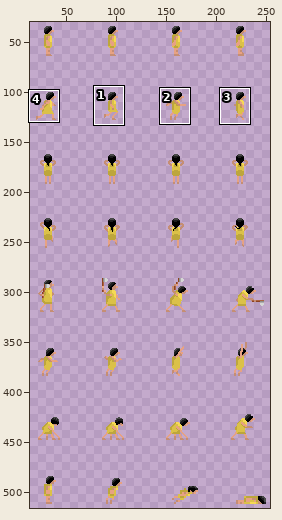
Two states of a sprite sheet, data/guy.png. Above, an overview of the earlier version with the close-up marked.
Close-up. Old version:
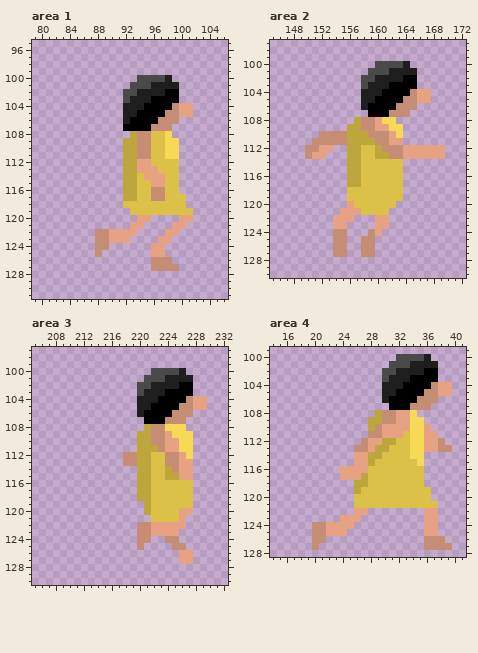
The file is 256x576 pixels. Shown: area 1: x 79..106, y 95..131; area 2: x 145..172, y 97..130; area 3: x 205..232, y 97..130; area 4: x 14..41, y 99..128. The wide view leaves out empty margins. The commit also changed other parts of the picture, which this record leaves out.
The result:
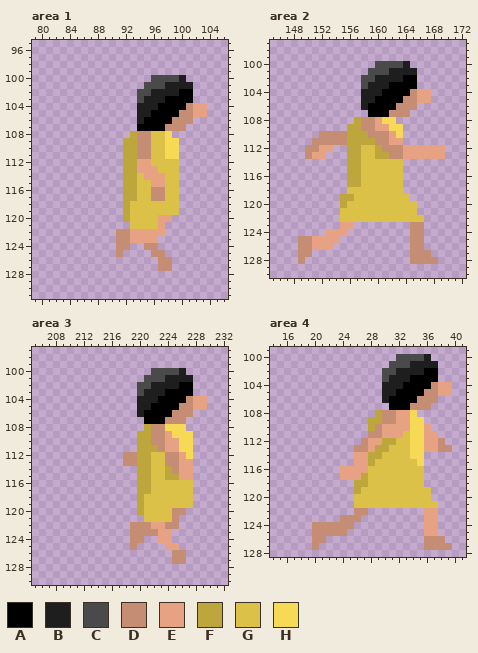
Palette (. is transparent): A #000000  B #1e1e1e  C #4a4a4a  D #c58e74  E #e7a283  F #bda63c  G #dbc148  H #f6d954
Change:
Changed rows in their new state; - is an unchanged pixel.
Area 1:
first column x 92:
100 --..--CCB---
101 -..-CC--BB--
102 ..CC--BBAA--
103 ..C-BB--AA--
104 ..-BB--AADEE
105 ..BB--AADDEE
106 ..B--AA-DD--
107 ..--AA-DD---
first column x 88:
117 ------------.-
118 ----F-------.-
119 ----F-------..
120 ----FGGGGEE-..
121 -----GGGGE-..-
122 ...DD-EEEE..--
123 ...DDEEEE..---
124 ..-DD--DD.----
125 .--D----DD----
126 --------.-----
127 --------.--.--
Area 2:
first column x 149:
119 ------FF-------G----
120 ------FG------GGG---
121 ------GGG----GGGG---
122 -----.GGGGGGGGGGGG--
123 -----.-E---..---DD--
124 ----EEE---..----DD--
125 DDEEEE.--..-----DD--
126 DDEEE..--..-----DD--
127 DD---..--..-----DDD-
128 D---------------DDDD
Area 3:
first column x 219:
118 --G------
119 -FG------
120 -FG---DD.
121 --G---D.-
122 D----DD.-
123 D--D--.--
124 D-.-EE.--
125 D.---EE.-
126 ------DD.
127 ------DD.
Area 4:
first column x 22:
122 ----DD
123 --DDD-
124 DDDD--
125 DDD---
Pixel boxes of the changes (left, top, right, bottom) in both close-ups:
changed: (123, 75, 207, 131)
changed: (95, 194, 193, 271)
changed: (298, 194, 438, 264)
changed: (130, 494, 193, 564)
changed: (326, 508, 368, 536)
